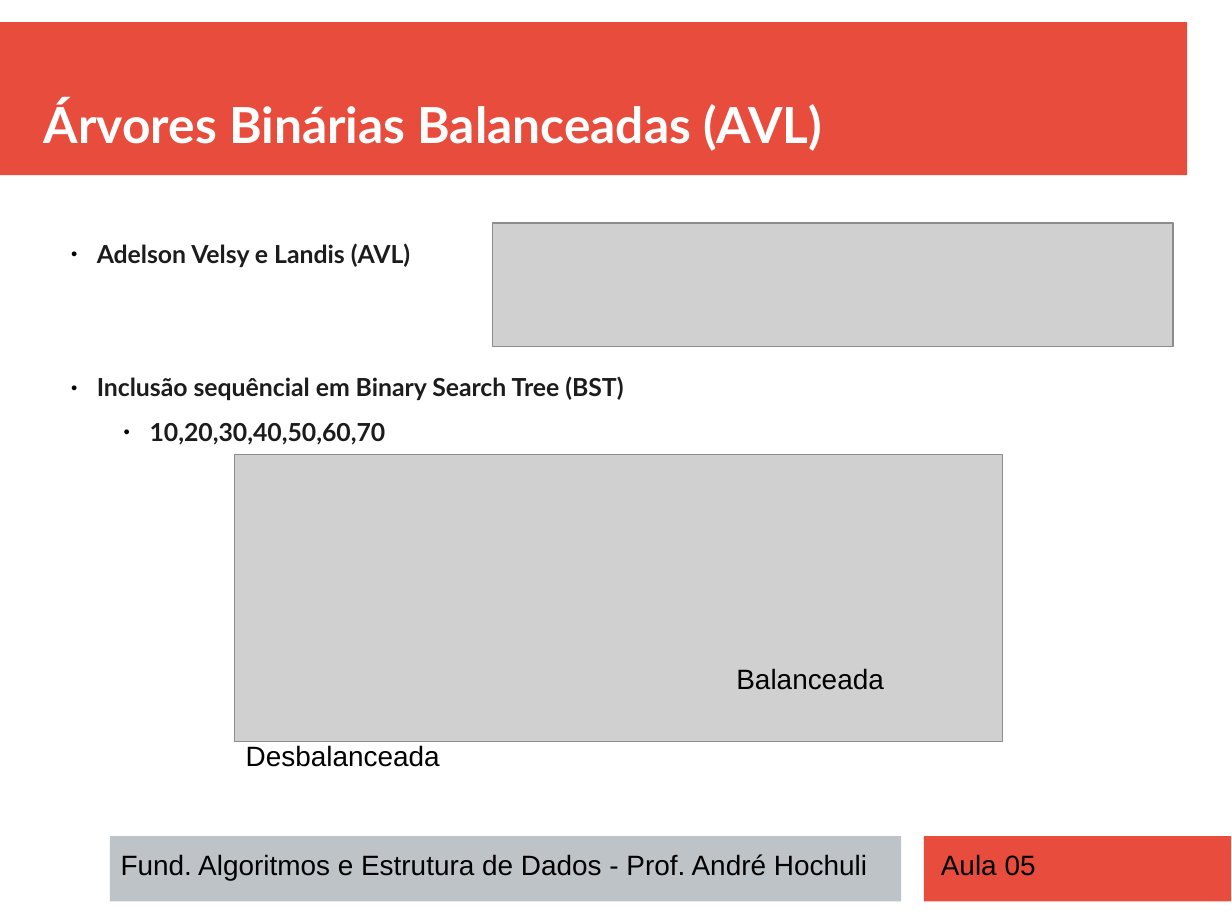
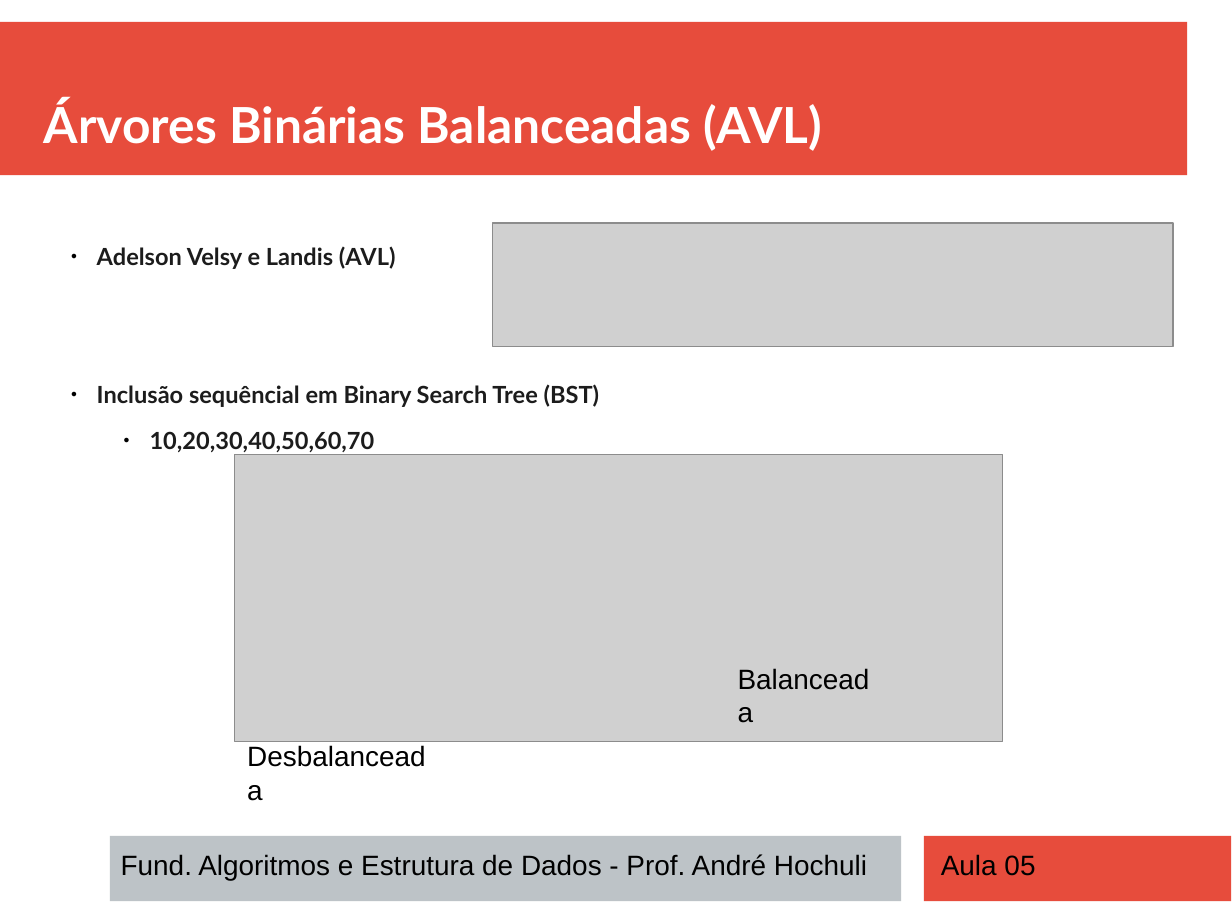
Before and after one commit to andrehochuli/teaching, a slide deck: slide 4 of DataStructuresAndAlgorithms/Aula 05 - Arvores Balanceadas (AVL)/Aula 05 - AVL Tree.pptx. Drawn at 1232x924 pixels with LibreOffice and Linux fonts; fonts in the diff are those of the drawing; grey boxes stand for pictures. Boxes give left, top, right and bottom in pixels: in the first picture for what was removed or moved away, otherwise in the second. Text is boxed around its words. In the diff, an @@ line names an element or a change of style, - is before the commit and + after.

```diff
--- a/DataStructuresAndAlgorithms/Aula 05 - Arvores Balanceadas (AVL)/Aula 05 - AVL Tree.pptx
+++ b/DataStructuresAndAlgorithms/Aula 05 - Arvores Balanceadas (AVL)/Aula 05 - AVL Tree.pptx
@@ text "Adelson Velsy e Landis (AVL)" at (97, 246, 600, 452): size 16 to 15.2 pt; line spacing 0.9 to 1 @@
@@ text "Balanceada" rewrapped from (736, 668, 883, 690) to (727, 656, 895, 701) @@
@@ text "Desbalanceada" rewrapped from (246, 745, 440, 767) to (236, 733, 452, 778) @@
```
Also in this commit, not shown: 5 other slides changed, 4 other files.
